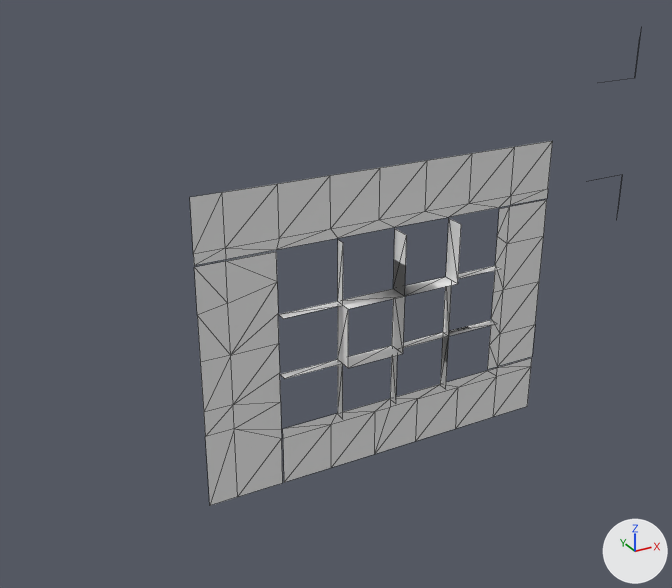
What one commit did to the OBJ model models/meshes/visual/robocon2026_12.obj.
The view is the same before and after, from a 50 mm camera at (-8.33, -13.64, 4.55) aimed at (-0.79, 0.08, -2.31). Every picture has the same lights, and +X, +Y and +Z are marked at lower right. Mesh edges are drawn as thin lines. Where no turn or scale is listed for an object, it has been applied to the vertices. Vertices at the same position are counted once.

Objects in the first picture: 'robocon2026_12'.
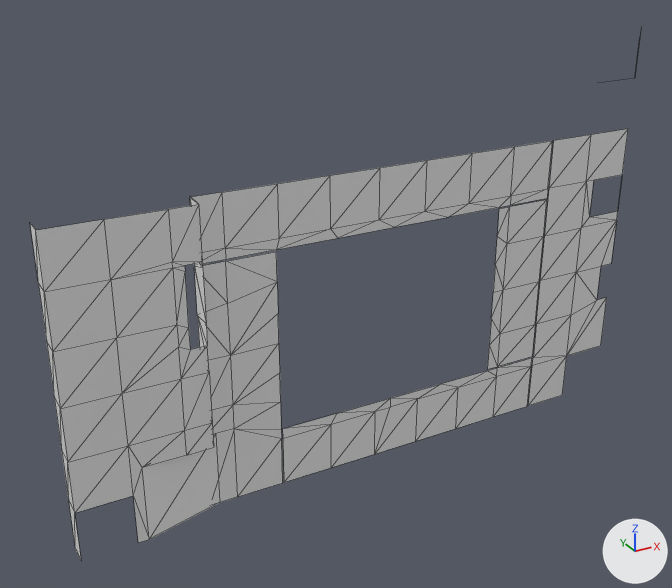
The newer file is also turned or shifted as a whole; pictures and numbers use the older file's frame.

Location of each change, (x1, y1, x2, y2) in pixels of the pictures (672 x 588 px):
'robocon2026_12', reshaped
    before: (190, 141, 552, 506)
    after: (30, 129, 628, 560)
part 1 of me_robocon2026_12, deleted
    before: (278, 219, 501, 419)
part 2 of me_robocon2026_12, added
    after: (30, 129, 628, 560)

The change, as a diff of the scene's bpy script:
```diff
--- a/models/meshes/visual/robocon2026_12.obj.py
+++ b/models/meshes/visual/robocon2026_12.obj.py
@@ me_robocon2026_12 @@
 # used by ob_robocon2026_12; location = (0.0, 0.0, 0.0)
-me_robocon2026_12.from_pydata(...)  # 133 vertices, 137 faces; spans x -3.5..6.0, y -0.4..0.0, z -6.0..2.0
-me_robocon2026_12.materials.append(mat_blue_floor)  # white #e7e7e7
+me_robocon2026_12.from_pydata(...)  # 164 vertices, 202 faces; spans x -6.0..6.0, y -0.4..0.0, z -6.0..2.0
+# me_robocon2026_12 part 1: the loose piece of 36 vertices spanning x -2.0..2.8, y -0.4..0.0, z -4.82..-1.22 is deleted
+# me_robocon2026_12 part 2
+# 62 vertices are added at x -6.0..6.0, y -0.4..0.0, z -6.0..0.0
+# 5 new vertices lie (0.0, -0.4, 0.0) away from vertices in x -3.5, y 0.0, z -4.5..-0.03
+# 99 new faces join them
```
